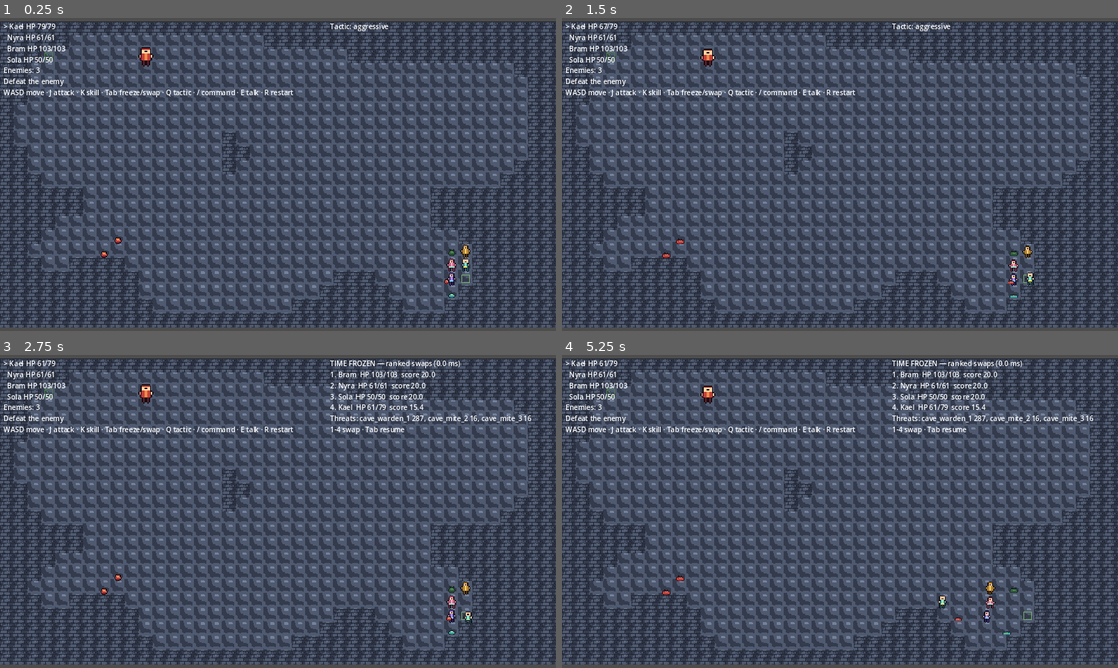
Above: before the commit, frames 1-4 (two rows, left to right).
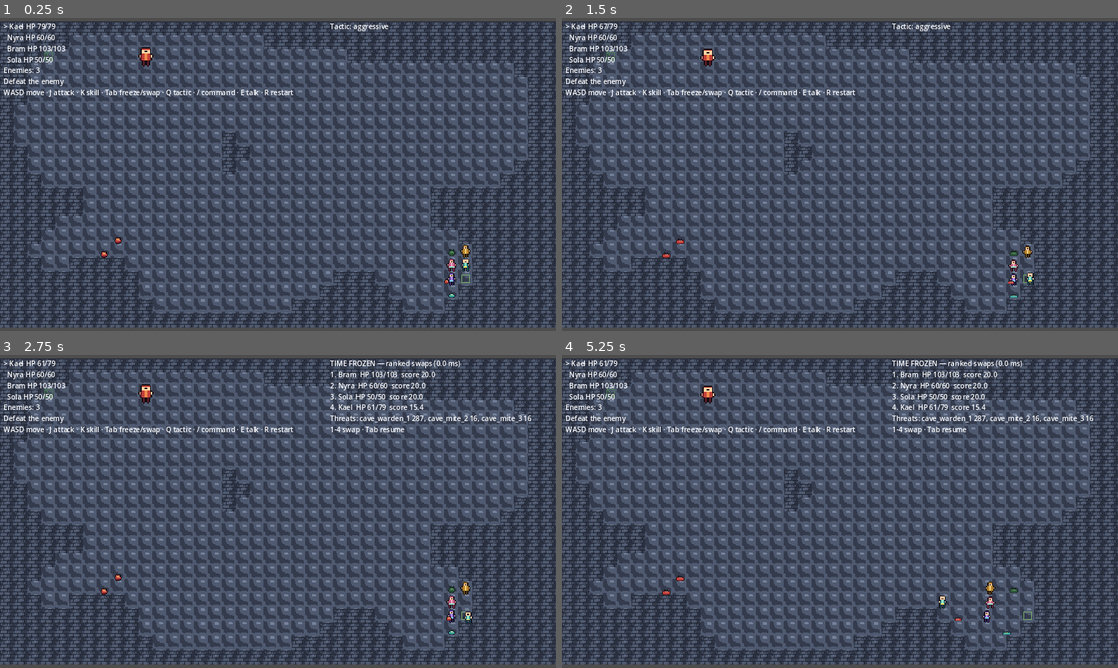
Above: after the commit, the same moments.

Repository: RechargedIdeas/assetfabric
Game: Godot game, scene res://scenes/boss.tscn
The game is run twice, just before and just after one commit, with the same random seed, the same clock (stepped at 60 frames per second) and the same inputs. This scene is started directly instead of the project's main scene.
Inputs:
- Up to frame 1 (0.25 s): no input
- Up to frame 2 (1.5 s): hold D (move_right) 0.53-1.28 s; hold J (attack) 0.53-1.28 s; tap Space at 0.77 s; hold S (move_down) from 1.28 s (still down); tap E (interact) at 1.35 s
- Up to frame 3 (2.75 s): tap Space at 1.52 s; tap Enter at 2 s; release S (move_down) at 2.03 s; hold D (move_right) from 2.03 s (still down); tap Tab (swap) at 2.1 s
- Up to frame 4 (5.25 s): tap R (restart) at 2.75, 3.5 s; release D (move_right) at 2.78 s; hold W (move_up) 2.78-3.53 s; tap 1 at 2.85 s; tap Space at 3.02, 3.77, 4.52 s; hold J (attack) 3.53-4.28 s; hold A (move_left) 3.53-5.03 s; tap E (interact) at 4.35 s; hold S (move_down) from 5.03 s (still down); tap Tab (swap) at 5.1 s

The runs differ from the first frame. In frame 1, less than 0.1% of the frame differs, in the area x 7-10%, y 5-8%; in frame 2, less than 0.1%; in frame 3, less than 0.1%, in the area x 7-70%, y 5-11%; in frame 4, less than 0.1%.

Commit message:
F6 step 0: pet↔character affinity (GAME_SPEC §4.2), per-pair G-BAL-01 gate, balance death-order diagnostics

Diff:
--- a/games/game-zero/assets/generated/fabric_assets.json
+++ b/games/game-zero/assets/generated/fabric_assets.json
@@ -367,7 +367,7 @@
         },
         "game_data.json": {
           "res": "res://data/generated/game_data.json",
-          "sha256": "7ae7d75d6c471b5d42aaa591626e0fb4fb141e3eb91aa11118fa08a50a5cd063"
+          "sha256": "70c7fa379b9ca4c20ee50a0f5c6e36f8e6bdf14b2cec30f115c2122800c359c3"
         }
       },
       "kind": "codegen",
--- a/games/game-zero/data/generated/game_data.json
+++ b/games/game-zero/data/generated/game_data.json
@@ -806,6 +806,12 @@
    "abilities": [
     "bite"
    ],
+   "affinity": {
+    "bram": 1.0,
+    "kael": 1.0,
+    "nyra": 1.0,
+    "sola": 1.0
+   },
    "bonus": {
     "atk_pct": 0.1
    },
@@ -823,6 +829,12 @@
    "abilities": [
     "bite"
    ],
+   "affinity": {
+    "bram": 0.9,
+    "kael": 0.84,
+    "nyra": 0.6,
+    "sola": 1.47
+   },
    "bonus": {
     "atk_pct": 0.25
    },
@@ -840,6 +852,12 @@
    "abilities": [
     "spark"
    ],
+   "affinity": {
+    "bram": 0.25,
+    "kael": 3.0,
+    "nyra": 0.76,
+    "sola": 0.25
+   },
    "bonus": {
     "hp_pct": 0.3
    },
@@ -857,6 +875,12 @@
    "abilities": [
     "bite"
    ],
+   "affinity": {
+    "bram": 1.03,
+    "kael": 1.03,
+    "nyra": 2.09,
+    "sola": 0.33
+   },
    "bonus": {
     "def_flat": 2.7
    },
@@ -949,6 +973,10 @@
    0.0,
    8.0
   ],
+  "pets.*.affinity.*": [
+   0.25,
+   3.0
+  ],
   "pets.*.bonus.*": [
    0.0,
    1.0
--- a/games/game-zero/sim/encounter_builder.gd
+++ b/games/game-zero/sim/encounter_builder.gd
@@ -91,8 +91,9 @@
 			pe.radius = 4.0
 			pe.set_meta("ref", pid)
 			sim.add(pe)
+			var aff := float(p.get("affinity", {}).get(str(m["ref"]), 1.0))   # F6 pet↔character affinity
 			for k in p["bonus"]:
-				own[k] += float(p["bonus"][k])
+				own[k] += float(p["bonus"][k]) * aff
 				party_bonus[k] += float(p["bonus"][k]) * share
 		owner.set_meta("own_bonus", own)
 	for pair in fighters:
--- a/games/game-zero/tools/balance.gd
+++ b/games/game-zero/tools/balance.gd
@@ -61,6 +61,10 @@
 				outcome = "timeout"
 				break
 		var boss_phase := 0
+		var deaths := []     # F6 diagnostics: party death order [id, tick]
+		for ev in sim.events:
+			if ev["type"] == "defeated" and int(ev.get("target_team", 1)) == 0:
+				deaths.append([ev["target"], int(ev["tick"])])
 		var party_hp := 0
 		var party_max := 0
 		for e in sim.entities:
@@ -70,7 +74,7 @@
 				party_hp += e.hp
 				party_max += e.max_hp
 		print("BALANCE_RESULT " + JSON.stringify({"id": job["id"], "seed": job["seed"], "outcome": outcome, "ticks": sim.tick,
-			"boss_phase": boss_phase, "leader_alive": sim.leader() != null and sim.leader().is_leader, "summons": sim.summons, "party_hp_ratio": snappedf(float(party_hp) / maxf(1.0, party_max), 0.001)}))
+			"boss_phase": boss_phase, "leader_alive": sim.leader() != null and sim.leader().is_leader, "summons": sim.summons, "party_hp_ratio": snappedf(float(party_hp) / maxf(1.0, party_max), 0.001), "deaths": deaths}))
 		n += 1
 	print("BALANCE_DONE %d %.1f" % [n, (Time.get_ticks_usec() - t0) / 1000.0])
 	get_tree().quit(0)
